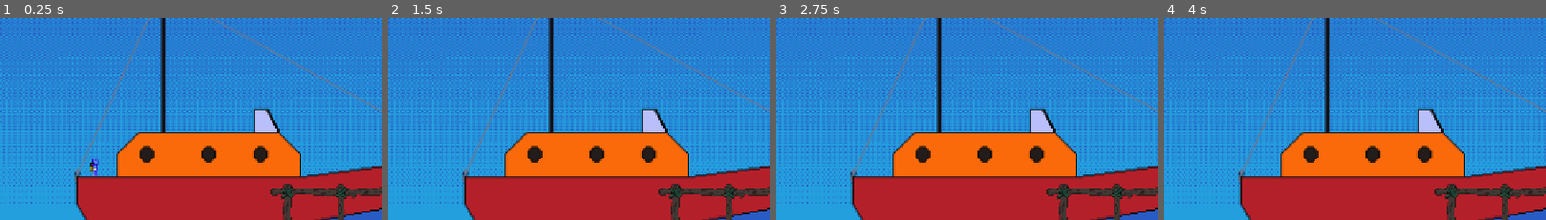
Above: before the commit, frames 1-4 (left to right).
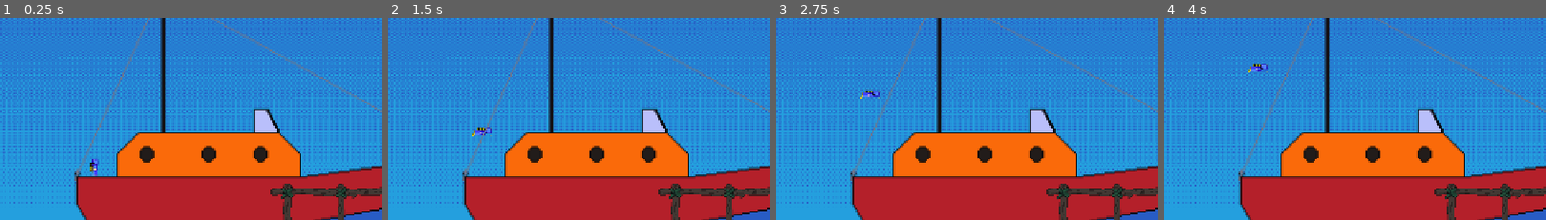
Above: after the commit, the same moments.

Repository: raysilent7/coral-quest
Game: Godot game, scene res://zone1/shipArea.tscn
Same seed, same stepped clock (60 frames per second), same inputs: the game is played once before the commit and once after it.
Inputs:
- Up to frame 1 (0.25 s): no input
- Up to frame 2 (1.5 s): tap Enter at 0.5 s; hold D (moveRight) from 0.53 s (still down); tap Space (jump) at 0.6, 0.77, 1.07 s; tap E (interact) at 1.35 s
- Up to frame 3 (2.75 s): tap Space (jump) at 1.52, 1.55, 1.82, 2, 2.1 s; release D (moveRight) at 2.03 s; hold A (moveLeft) from 2.03 s (still down)
- Up to frame 4 (4 s): release A (moveLeft) at 2.78 s; hold D (moveRight) from 2.78 s (still down); tap E (interact) at 2.85 s; tap Space (jump) at 3.02, 3.05, 3.32, 3.6, 3.77 s; tap Enter at 3.5 s
The pictures show only the part of the screen within x 0-50%, y 35-85%; the shares and areas given below are measured in that part.

The runs differ from the first frame. In frame 2, 0.1% of the frame differs, in the area x 22-28%, y 54-59%; in frame 3, 0.2%; in frame 4, 0.2%, in the area x 22-28%, y 22-27%.

Commit message:
criaçao do segundo minigame, jogo das linhas de pesca

Diff:
--- /dev/null
+++ b/minigames/fishingLinesGame.tscn
@@ -0,0 +1,23 @@
+[gd_scene format=3 uid="uid://nq3u0hrmy7d2"]
+
+[ext_resource type="Script" uid="uid://cfcphyft7n8yx" path="res://scripts/fishingLinesGame.gd" id="1_h58ws"]
+[ext_resource type="PackedScene" uid="uid://cgskhua4x4gwv" path="res://diver/diver.tscn" id="1_hfchc"]
+[ext_resource type="Texture2D" uid="uid://ctvmuyjya0i3n" path="res://objects/islands/blue sky.png" id="2_pxb8m"]
+[ext_resource type="PackedScene" uid="uid://cudik4wpcd4xa" path="res://objects/islands/shark.tscn" id="2_y6xvl"]
+[ext_resource type="PackedScene" uid="uid://c6idcr427agqs" path="res://objects/islands/fishingLine.tscn" id="3_d1nal"]
+
+[node name="fishingLinesGame" type="Node2D" unique_id=417538369]
+script = ExtResource("1_h58ws")
+fishingLineScene = ExtResource("2_y6xvl")
+obstacleScene = ExtResource("3_d1nal")
+
+[node name="diver" parent="." unique_id=1169786233 instance=ExtResource("1_hfchc")]
+z_index = 10
+position = Vector2(97, 129)
+
+[node name="BlueSky" type="Sprite2D" parent="." unique_id=3624803]
+z_index = -1
+position = Vector2(640, 360)
+rotation = 3.1415927
+texture = ExtResource("2_pxb8m")
+metadata/_edit_lock_ = true
--- /dev/null
+++ b/objects/islands/fishingLine.tscn
@@ -0,0 +1,34 @@
+[gd_scene format=3 uid="uid://c6idcr427agqs"]
+
+[ext_resource type="Script" uid="uid://c0pu2thn1iv7r" path="res://scripts/fishingLine.gd" id="1_4o3wt"]
+[ext_resource type="Texture2D" uid="uid://dqmkakvujfje8" path="res://objects/islands/fishing line1.png" id="2_y10n6"]
+[ext_resource type="Script" uid="uid://du0prtp34lvar" path="res://scripts/hook.gd" id="3_7o7eh"]
+
+[sub_resource type="SegmentShape2D" id="SegmentShape2D_s4lox"]
+a = Vector2(-1, 199)
+b = Vector2(-1, -360)
+
+[sub_resource type="RectangleShape2D" id="RectangleShape2D_w7cvu"]
+size = Vector2(38, 50)
+
+[node name="Node2D" type="Node2D" unique_id=1333642119]
+
+[node name="fishingLine" type="Area2D" parent="." unique_id=466704425]
+position = Vector2(5, 0)
+script = ExtResource("1_4o3wt")
+
+[node name="lineDetector" type="CollisionShape2D" parent="fishingLine" unique_id=1601061340]
+position = Vector2(-5, 0)
+shape = SubResource("SegmentShape2D_s4lox")
+
+[node name="fishingLineSpr" type="Sprite2D" parent="fishingLine" unique_id=308838683]
+position = Vector2(-5, 0)
+texture = ExtResource("2_y10n6")
+
+[node name="hook" type="Area2D" parent="fishingLine" unique_id=1375015654]
+position = Vector2(-5, 0)
+script = ExtResource("3_7o7eh")
+
+[node name="hookDetector" type="CollisionShape2D" parent="fishingLine/hook" unique_id=283872724]
+position = Vector2(-1, 230)
+shape = SubResource("RectangleShape2D_w7cvu")
--- /dev/null
+++ b/objects/islands/shark.tscn
@@ -0,0 +1,21 @@
+[gd_scene format=3 uid="uid://cudik4wpcd4xa"]
+
+[ext_resource type="Texture2D" uid="uid://baijq2r0le5sg" path="res://objects/islands/shark.png" id="1_c2y2a"]
+[ext_resource type="Script" uid="uid://dm4sf7r1krxb2" path="res://scripts/shark.gd" id="1_msmsb"]
+
+[sub_resource type="CapsuleShape2D" id="CapsuleShape2D_msmsb"]
+radius = 17.999998
+height = 108.0
+
+[node name="Shark" type="Node2D" unique_id=1835356205]
+
+[node name="shark" type="Area2D" parent="." unique_id=991240400]
+script = ExtResource("1_msmsb")
+
+[node name="sharkollision" type="CollisionShape2D" parent="shark" unique_id=1804774525]
+position = Vector2(1, 0)
+rotation = 1.5707964
+shape = SubResource("CapsuleShape2D_msmsb")
+
+[node name="sharkSprite" type="Sprite2D" parent="shark" unique_id=179065105]
+texture = ExtResource("1_c2y2a")
--- a/project.godot
+++ b/project.godot
@@ -8,11 +8,15 @@
 
 config_version=5
 
+[animation]
+
+compatibility/default_parent_skeleton_in_mesh_instance_3d=true
+
 [application]
 
 config/name="lost under the waves"
 run/main_scene="uid://s5miu17xmqpb"
-config/features=PackedStringArray("4.5", "GL Compatibility")
+config/features=PackedStringArray("4.6", "GL Compatibility")
 config/icon="res://icon.svg"
 
 [autoload]
--- /dev/null
+++ b/scripts/fishingLine.gd
@@ -0,0 +1,26 @@
+extends Area2D
+
+@export var speed: float = 80.0
+@export var nextScenePath: String = "res://zone1/area2.tscn"
+
+func _ready() -> void:
+	body_entered.connect(onBodyEntered)
+
+func _process(delta):
+	var bonusSpeed: float = GameState.bonusSpeed
+	position.x -= (speed + bonusSpeed) * delta
+
+	if position.x == 0:
+		queue_free()
+
+func onBodyEntered(body):
+	if body is CharacterBody2D:
+		GameState.points += 1
+		GameState.bonusSpeed = 50
+		queue_free()
+		print(GameState.points)
+
+		if GameState.points >= 50:
+			GameState.beatSecondPuzzle = true
+			get_tree().change_scene_to_file(nextScenePath)
+			GameState.isInFishingLinesGame = false
--- /dev/null
+++ b/scripts/fishingLinesGame.gd
@@ -0,0 +1,31 @@
+extends Node2D
+
+@export var fishingLineScene: PackedScene
+@export var obstacleScene: PackedScene
+@export var spawnInterval: float = 2.0
+
+var timer: float = 0.0
+var maxCount: int = 0
+
+func _process(delta):
+	timer += delta
+	if timer >= spawnInterval:
+		timer = 0
+		spawnRandom()
+
+	if GameState.bonusSpeed > 0:
+		GameState.bonusSpeed -= delta * 5
+
+func spawnRandom():
+	var choice = randi() % 2
+	var obj
+
+	if choice == 0 or maxCount > 4:
+		obj = fishingLineScene.instantiate()
+		maxCount = 0
+	else:
+		obj = obstacleScene.instantiate()
+		maxCount += 1
+
+	obj.position = Vector2(1200, randf_range(0, 400))
+	add_child(obj)
--- a/scripts/gameState.gd
+++ b/scripts/gameState.gd
@@ -4,5 +4,10 @@
 var lastMapPath: String = ""
 var lastShrineId: String = ""
 var fromPortal: bool = true
+var isInWater: bool = false
+var isInFishingLinesGame: bool = true
+var points: int = 0
+var bonusSpeed: float = 0.0
+
 var beatFirstPuzzle: bool = false
-var isInWater: bool = false
+var beatSecondPuzzle: bool = false
--- /dev/null
+++ b/scripts/hook.gd
@@ -0,0 +1,11 @@
+extends Area2D
+
+@export var nextScenePath: String = "res://zone1/area2.tscn"
+
+func _ready() -> void:
+	body_entered.connect(onBodyEntered)
+
+func onBodyEntered(body):
+	if body is CharacterBody2D:
+		get_tree().change_scene_to_file(nextScenePath)
+		GameState.isInFishingLinesGame = false
--- a/scripts/movement.gd
+++ b/scripts/movement.gd
@@ -4,16 +4,29 @@
 
 func _physics_process(delta: float) -> void:
 	if GameState.isInWater:
-		moveCharacter(80, delta)
-		jump(-80, true)
-		move_and_slide()
-		updateAnimation(getSwimAnimation())
+		moveInWater(delta)
+	elif GameState.isInFishingLinesGame:
+		moveInMinigame(delta)
 	else:
-		apply_floor_snap()
-		moveCharacter(150, delta)
-		jump(-280, is_on_floor())
-		move_and_slide()
-		updateAnimation(getGroundAnimation())
+		moveOnGround(delta)
+
+func moveOnGround(delta: float):
+	moveCharacter(150, delta)
+	jump(-280, is_on_floor())
+	move_and_slide()
+	updateAnimation(getGroundAnimation())
+
+func moveInMinigame(delta: float):
+	applyGravity(80, delta)
+	jump(-120, true)
+	move_and_slide()
+	updateAnimation(getSwimAnimation())
+
+func moveInWater(delta: float):
+	moveCharacter(80, delta)
+	jump(-120, true)
+	move_and_slide()
+	updateAnimation(getSwimAnimation())
 
 func moveCharacter(velValue: int, delta: float) -> void:
 	if Input.is_action_pressed("moveRight"):
@@ -25,6 +38,9 @@
 	else:
 		velocity.x = 0
 
+	applyGravity(velValue, delta)
+
+func applyGravity(velValue: int, delta: float):
 	if not is_on_floor():
 		velocity.y += velValue * (delta * 4)
 	else:
@@ -39,9 +55,7 @@
 		anim.play(state)
 
 func getGroundAnimation() -> String:
-	if velocity.x > 0 and is_on_floor():
-		return "walk"
-	if velocity.x < 0 and is_on_floor():
+	if velocity.x != 0 and is_on_floor():
 		return "walk"
 	elif not is_on_floor():
 		return "jump"
--- /dev/null
+++ b/scripts/shark.gd
@@ -0,0 +1,19 @@
+extends Area2D
+
+@export var nextScenePath: String = "res://zone1/area2.tscn"
+@export var speed: float = 80.0
+
+func _ready() -> void:
+	body_entered.connect(onBodyEntered)
+
+func _process(delta: float) -> void:
+	var bonusSpeed: float = GameState.bonusSpeed
+	position.x -= (speed + bonusSpeed) * delta
+
+	if position.x == 0:
+		queue_free()
+
+func onBodyEntered(body):
+	if body is CharacterBody2D:
+		get_tree().change_scene_to_file(nextScenePath)
+		GameState.isInFishingLinesGame = false
--- a/zone1/area2.tscn
+++ b/zone1/area2.tscn
@@ -37,7 +37,7 @@
 
 [node name="diver" parent="." instance=ExtResource("2_sv72n")]
 z_index = 10
-position = Vector2(1074, 115)
+position = Vector2(20, 606)
 
 [node name="previousArea" type="Area2D" parent="."]
 position = Vector2(-45, 594)
Binary file added: objects/islands/fishing line1.png
Not shown, added: objects/islands/fishing line1.png.import
Not shown: 1 places in objects/islands/sea islands tilemap.tres that only renumber resources
Binary file added: objects/islands/shark.png
Not shown, added: objects/islands/shark.png.import
Not shown, added: scripts/fishingLine.gd.uid
Not shown, added: scripts/fishingLinesGame.gd.uid
Not shown, added: scripts/hook.gd.uid
Not shown, added: scripts/shark.gd.uid
